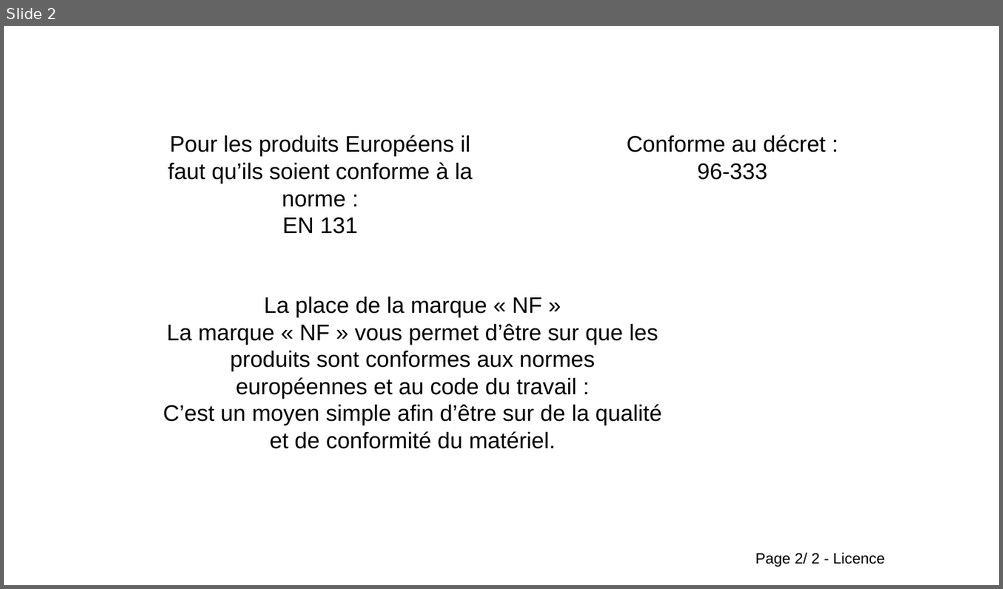
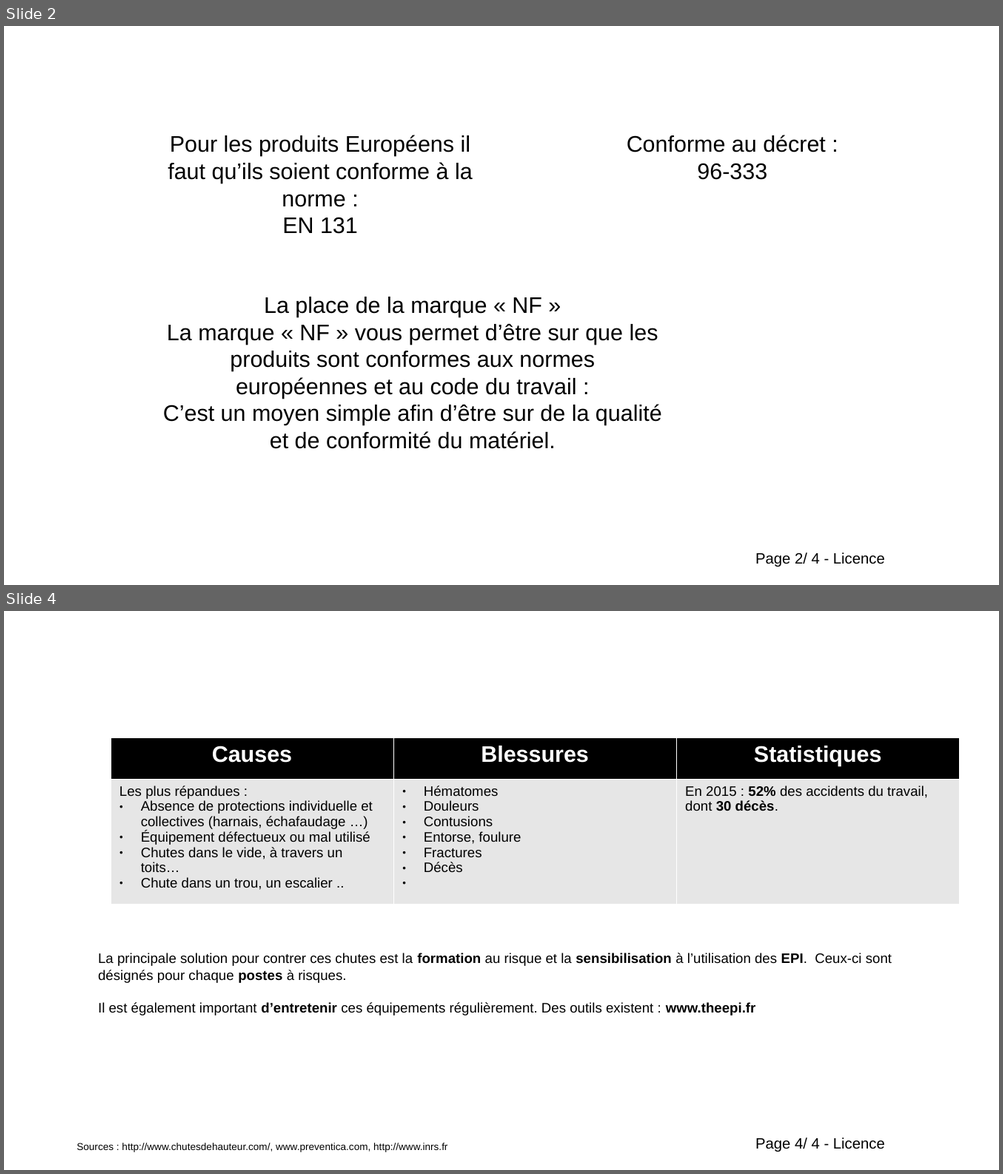
Before and after one commit to Evarisk/bibliotheque-media-risque, a slide deck: causerie/chute-hauteur/causerie_chute-hauteur_escabeau.odp. Shown one above the other, each under a label of ours: slide 2 before the commit, slides 2 and 4 after it; the slides between them are not shown. The pictures are 1003x589 and 1003x1174 pixels, drawn with LibreOffice and Linux fonts; fonts in the diff are those of the drawing; background and template pictures are left out. Boxes give left, top, right and bottom in pixels: in the first picture for what was removed or moved away, otherwise in the second. Text is boxed around its words. In the diff, an @@ line names an element or a change of style, - is before the commit and + after.

Commit message:
rajout des causeries chute et vehicules

```diff
--- a/causerie/chute-hauteur/causerie_chute-hauteur_escabeau.odp
+++ b/causerie/chute-hauteur/causerie_chute-hauteur_escabeau.odp
@@ slide 4 added at (4,611,999,1170), background #FFFFFF; not listed: 1 template element that a slide beside it also shows @@
@@ table added at (111,738,959,896), 2 rows, 3 columns @@
+Causes | Blessures | Statistiques
+Les plus répandues : / Absence de protections individuelle et collectives (harnais, échafaudage …) / Équipement défectueux ou mal utilisé / Chutes dans le vide, à travers un toits… / Chute dans un trou, un escalier .. | Hématomes / Douleurs / Contusions / Entorse, foulure / Fractures / Décès | En 2015 : 52% des accidents du travail, dont 30 décès.
@@ text added at (98,953,891,1016), 11 pt, text #000000 @@
+La principale solution pour contrer ces chutes est la formation au risque et la sensibilisation à l’utilisation des EPI. Ceux-ci sont désignés pour chaque postes à risques.
+Il est également important d’entretenir ces équipements régulièrement. Des outils existent : www.theepi.fr
@@ rectangle added at (68,1137,501,1157), fill #FFFFFF, outline #FFFFFF 0 pt, 8 pt, text #000000 @@
+Sources : http://www.chutesdehauteur.com/, www.preventica.com, http://www.inrs.fr
@@ text at (755,553,885,568): text changed @@
-Page 2/ 2 - Licence
+Page 2/ 4 - Licence
```
Also in this commit, not shown: 1 other slide added, 2 other files.
